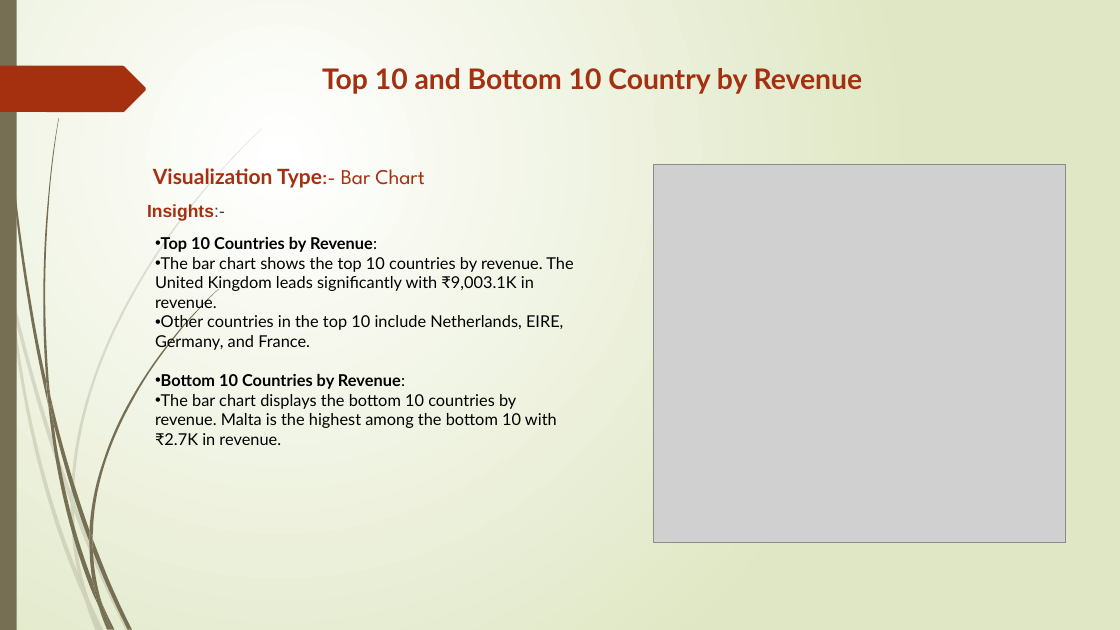
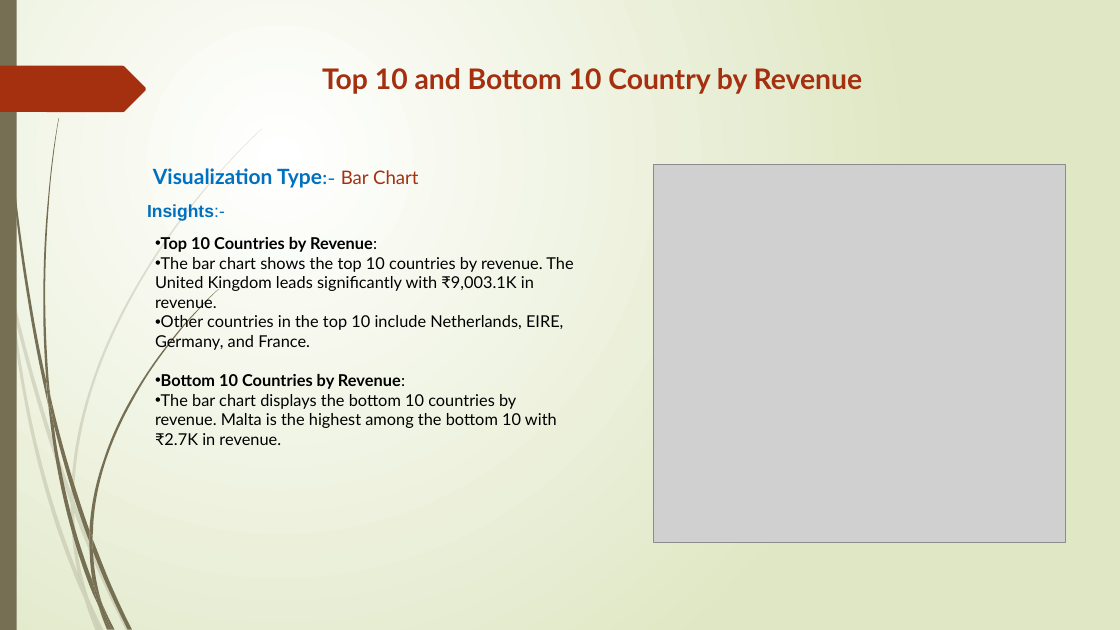
Before and after one commit to hemantg111/LearnKnowD, a slide deck: slide 8 of LearnKnowD Sales Analysis.pptx. Drawn at 1120x630 pixels with LibreOffice and Linux fonts; fonts in the diff are those of the drawing; grey boxes stand for pictures. Boxes give left, top, right and bottom in pixels: in the first picture for what was removed or moved away, otherwise in the second. Text is boxed around its words. In the diff, an @@ line names an element or a change of style, - is before the commit and + after.

```diff
--- a/LearnKnowD Sales Analysis.pptx
+++ b/LearnKnowD Sales Analysis.pptx
@@ text "Visualization Type:- Bar Chart" at [147,168,418,221]: size 18 to 16 pt, font League Spartan to Lato in "Bar Chart"; text colour #A53010 to #0070C0 in "Visualization Type:-", "Insights:-"; text colour #404040 to #0070C0 in "Insights:-" @@
```
Also in this commit, not shown: 3 other slides changed.
